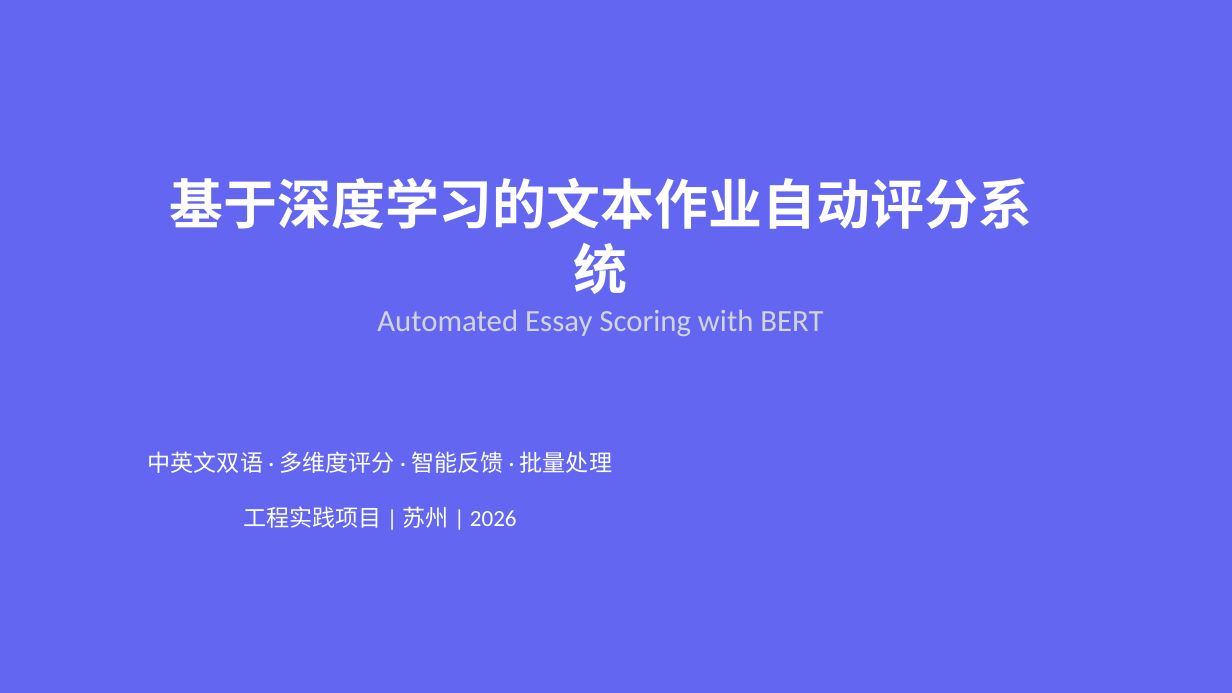
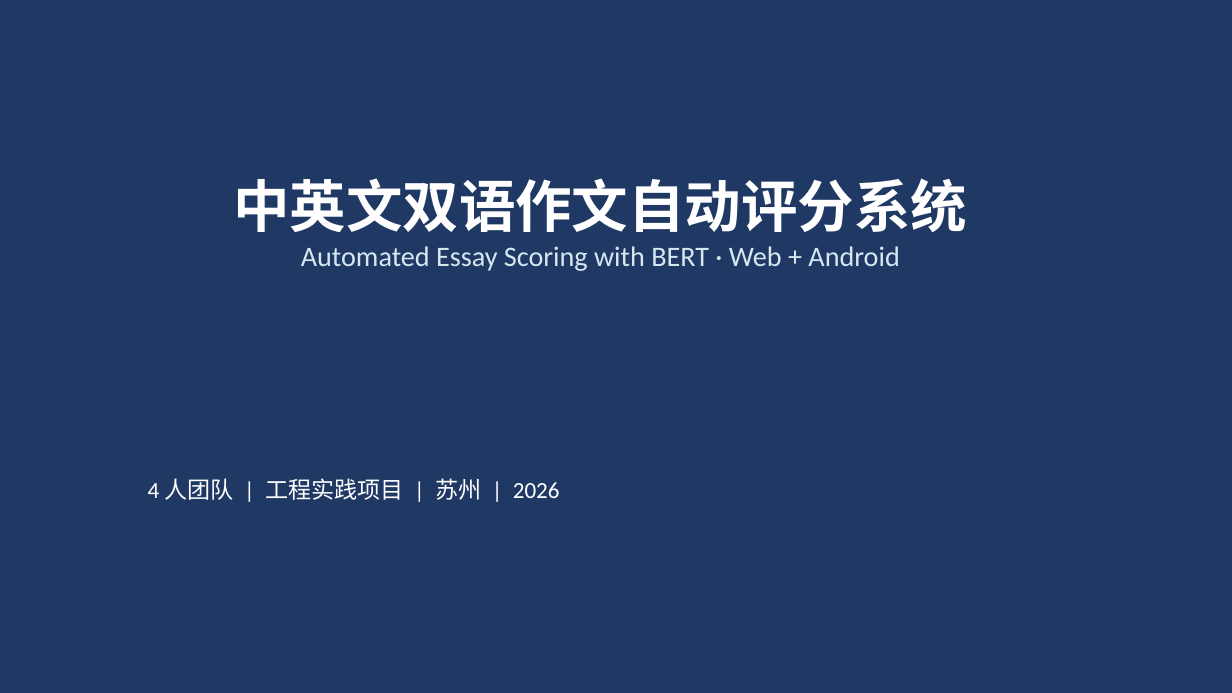
Before and after one commit to Dearsilly/lab, a slide deck: slide 1 of doc/AES_答辩PPT.pptx. Drawn at 1232x693 pixels with LibreOffice and Linux fonts; fonts in the diff are those of the drawing. Boxes give left, top, right and bottom in pixels: in the first picture for what was removed or moved away, otherwise in the second. Text is boxed around its words. In the diff, an @@ line names an element or a change of style, - is before the commit and + after.

Commit message:
docs: add defense Word report and PPT with Android content

```diff
--- a/doc/AES_答辩PPT.pptx
+++ b/doc/AES_答辩PPT.pptx
@@ background #6366F1 to #1F3864 @@
@@ text at bbox=[233, 178, 967, 271]: text changed; size 24 to 22 pt; text colour #D1D5DB to #D5E8F0 @@
-基于深度学习的文本作业自动评分系统
-Automated Essay Scoring with BERT
+中英文双语作文自动评分系统
+Automated Essay Scoring with BERT · Web + Android
@@ text at bbox=[148, 478, 560, 500]: text changed @@
-中英文双语 · 多维度评分 · 智能反馈 · 批量处理
-工程实践项目 | 苏州 | 2026
+4 人团队 | 工程实践项目 | 苏州 | 2026
```
Also in this commit, not shown: 8 other slides changed, 4 slides added, 4 slides removed, 3 other files.
